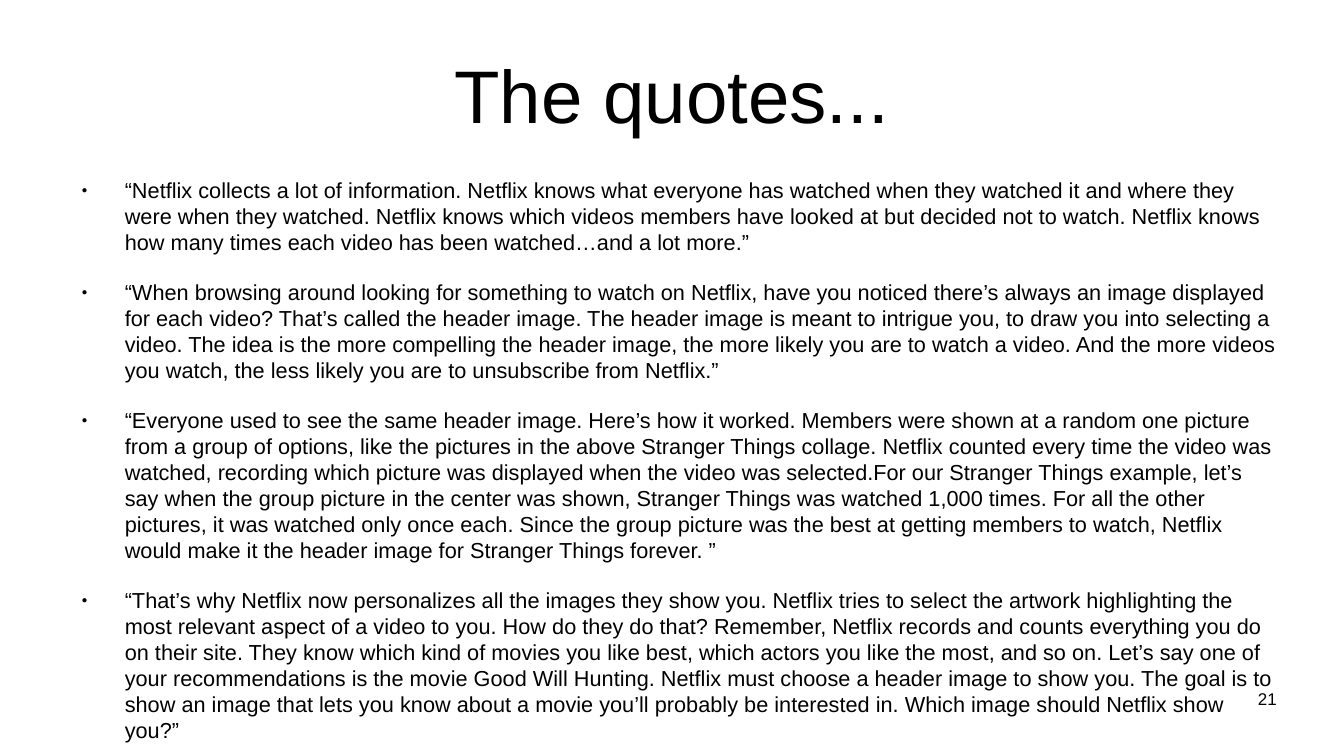
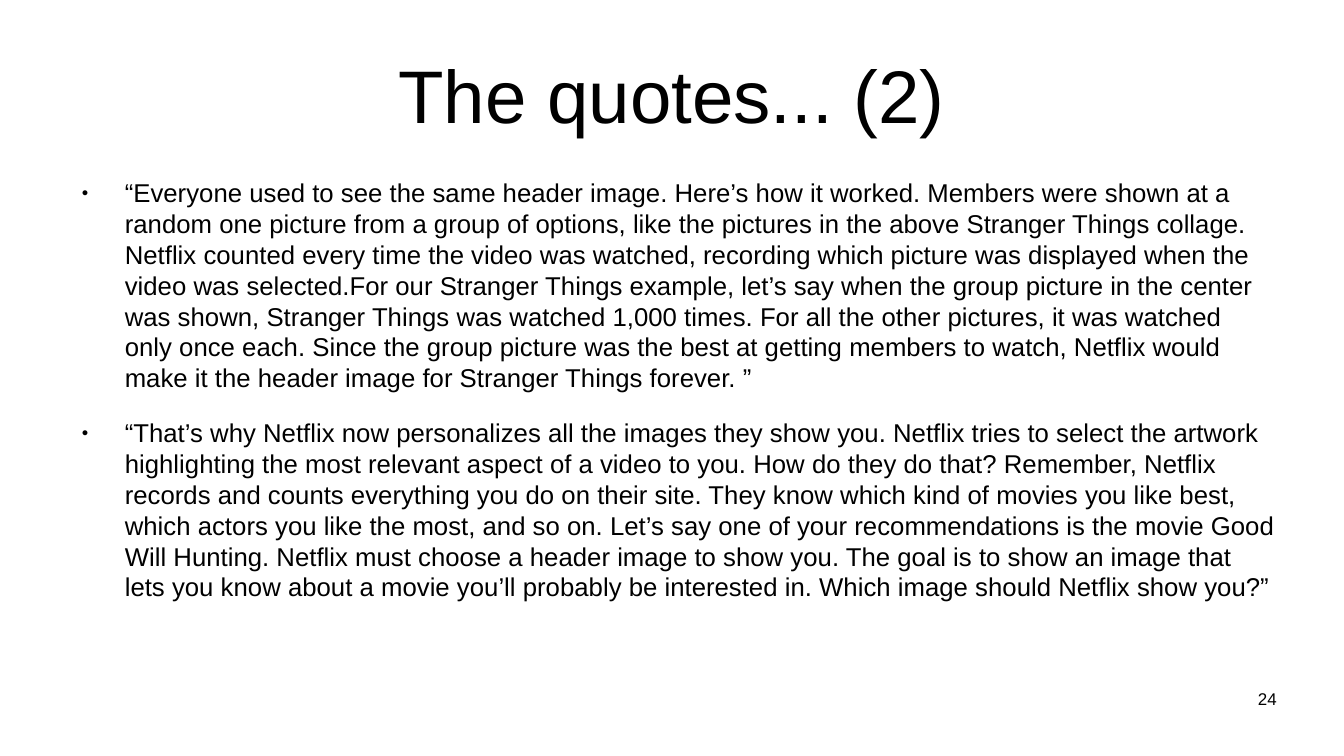
Before and after one commit to sftcd/witidtm, a slide deck: slide 24 of lectures/200-web.odp (slide 21 before the commit). Drawn at 1344x756 pixels with LibreOffice and Linux fonts; fonts in the diff are those of the drawing. Boxes give left, top, right and bottom in pixels: in the first picture for what was removed or moved away, otherwise in the second. Text is boxed around its words. In the diff, an @@ line names an element or a change of style, - is before the commit and + after.

```diff
--- a/lectures/200-web.odp
+++ b/lectures/200-web.odp
@@ title at (398,69,944,137): text changed @@
-The quotes...
+The quotes... (2)
@@ text "“Everyone used to see the ..." at (125,183,1274,602): size 12.8 to 15.2 pt @@
@@ text at (125,182,1275,383): paragraphs removed @@
-● “Netflix collects a lot of information. Netflix knows what everyone has watched when they watched it and where they were when they watched. Netflix knows which videos members have looked at but decided not to watch. Netflix knows how many times each video has been watched…and a lot more.”
-● “When browsing around looking for something to watch on Netflix, have you noticed there’s always an image displayed for each video? That’s called the header image. The header image is meant to intrigue you, to draw you into selecting a video. The idea is the more compelling the header image, the more likely you are to watch a video. And the more videos you watch, the less likely you are to unsubscribe from Netflix.”
@@ page number at (1258,693,1277,705): text changed @@
-21
+24
```
Also in this commit, not shown: 5 other slides changed, 3 slides added, 5 other files.
